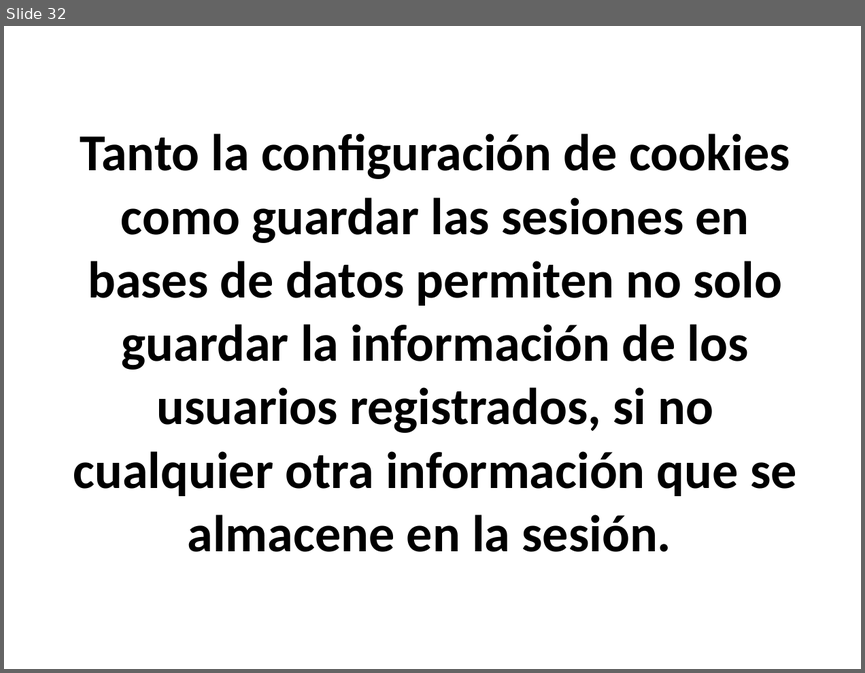
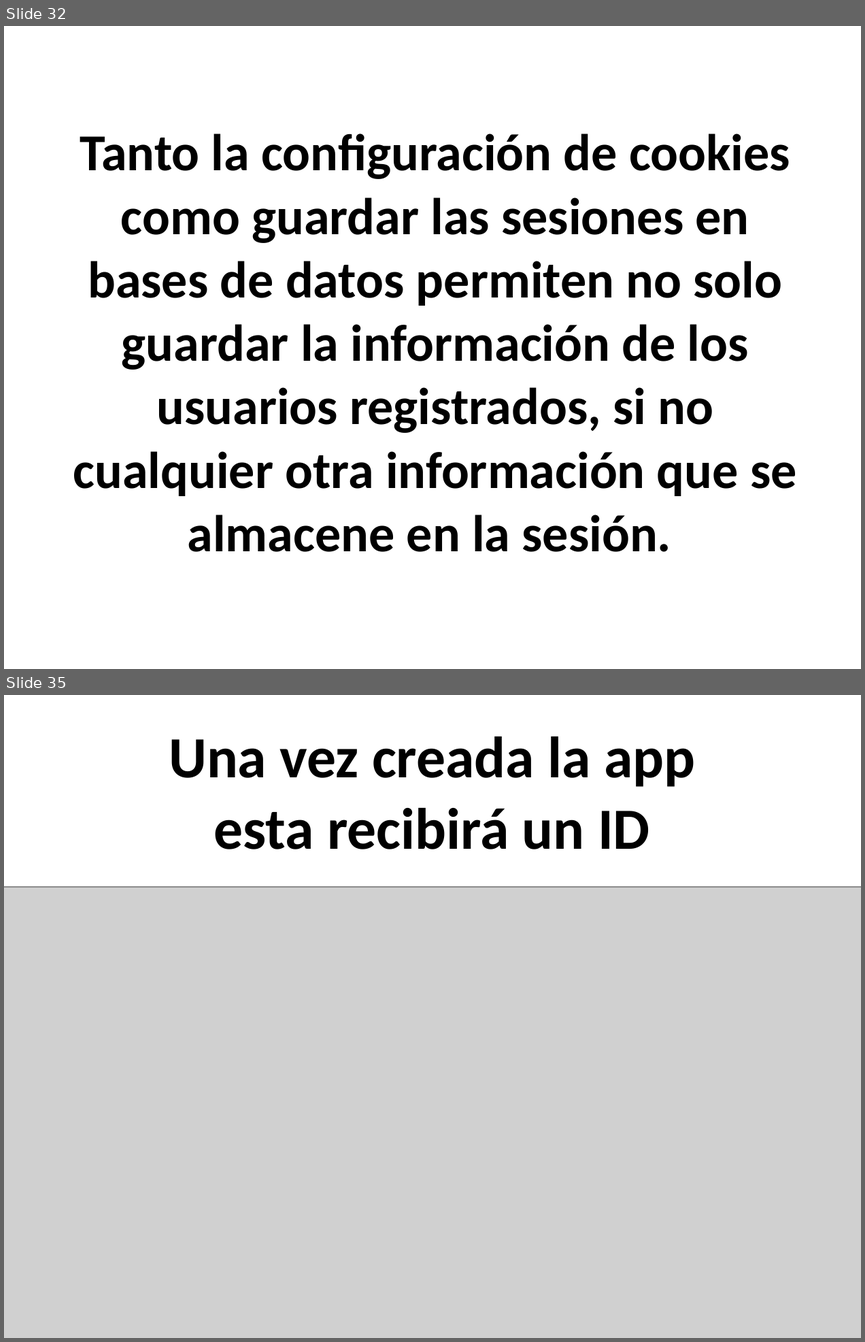
Before and after one commit to ltisera/MazeRedes, a slide deck: SSO.ppt. Shown one above the other, each under a label of ours: slide 32 before the commit, slides 32 and 35 after it; the slides between them are not shown. The pictures are 865x673 and 865x1342 pixels, drawn with LibreOffice and Linux fonts; fonts in the diff are those of the drawing; grey boxes stand for pictures. Boxes give left, top, right and bottom in pixels: in the first picture for what was removed or moved away, otherwise in the second. Text is boxed around its words. In the diff, an @@ line names an element or a change of style, - is before the commit and + after.

```diff
--- a/SSO.ppt
+++ b/SSO.ppt
@@ slide 35 added at [4,695,861,1338], background #FFFFFF @@
@@ text added at [169,736,695,849], 54 pt, text #000000, bold @@
+Una vez creada la app esta recibirá un ID
@@ picture added at [4,887,861,1338] @@
```
Also in this commit, not shown: 1 slide changed, 6 other slides added, 2 other files.
